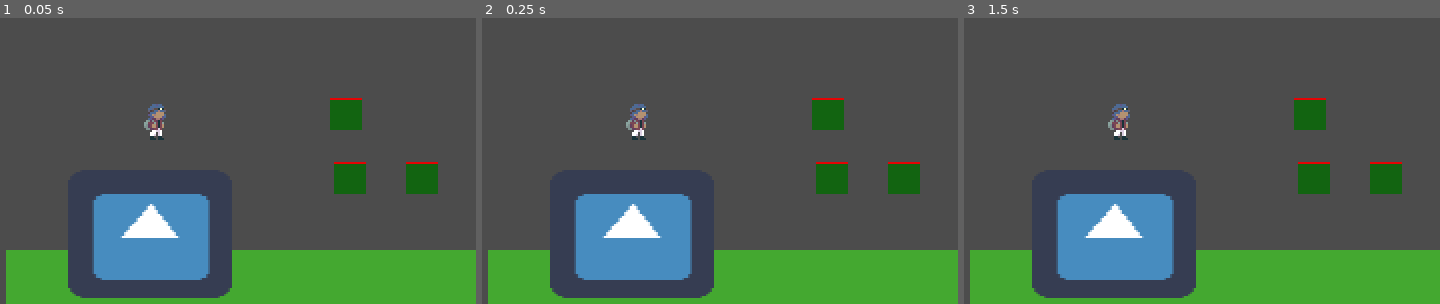
Above: before the commit, frames 1-3 (left to right).
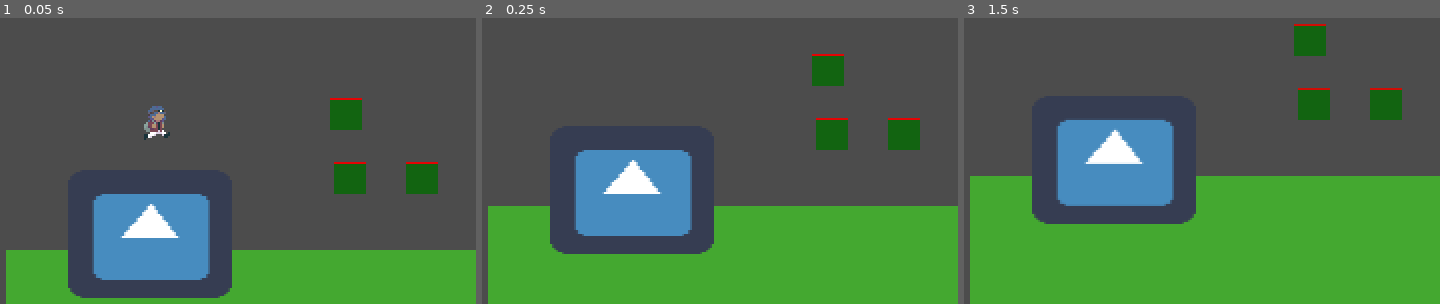
Above: after the commit, the same moments.

Repository: F-P-S-B/ggj-2023-roots
Game: Godot game, scene res://Levels/Dev/DevLevel.tscn
The game is run twice, just before and just after one commit, with the same random seed, the same clock (stepped at 60 frames per second) and the same inputs. The engine's default icon, where the game draws it, is replaced by a stand-in: a white triangle on a blue panel in a dark square.
Inputs:
- Up to frame 1 (0.05 s): no input
- Up to frame 2 (0.25 s): no input
- Up to frame 3 (1.5 s): hold Right (move_right) from 0.53 s (still down); tap Shift (dash) at 0.6 s; tap Space (jump) at 0.77 s; tap Enter at 1.25 s; tap Tab at 1.35 s

The runs differ from the first frame. In frame 1, 0.3% of the frame differs, in the area x 30-36%, y 30-43%; in frame 2, 26%; in frame 3, 37%, in the area x 1-100%, y 2-98%.
Error before the commit: Parse Error: The identifier "is_d" isn't declared in the current scope. (res://player/Player.gd:302)

Commit message:
stupid fix

Diff:
--- a/player/Player.gd
+++ b/player/Player.gd
@@ -299,7 +299,7 @@
 	pass
 
 func death():
-	is_d
+	is_dying = true
 	get_tree().reload_current_scene()
 
 """
